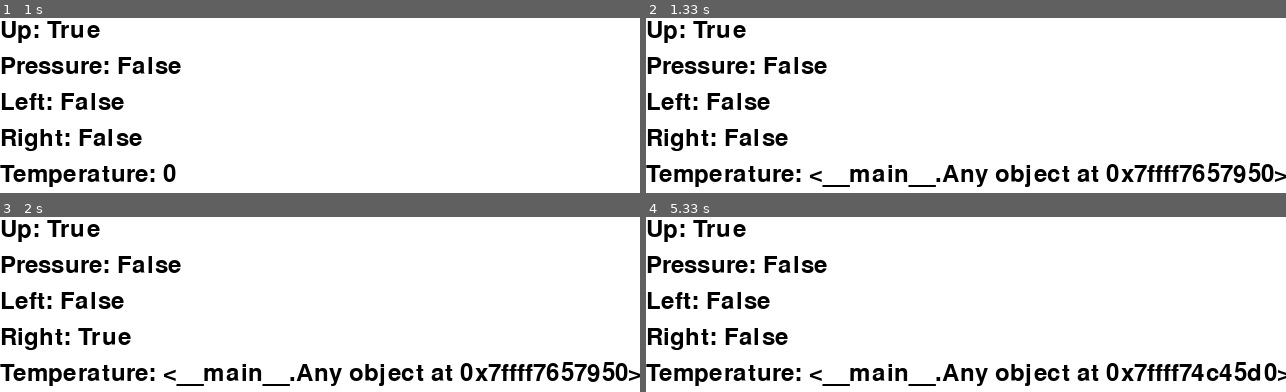
Above: before the commit, frames 1-4 (two rows, left to right).
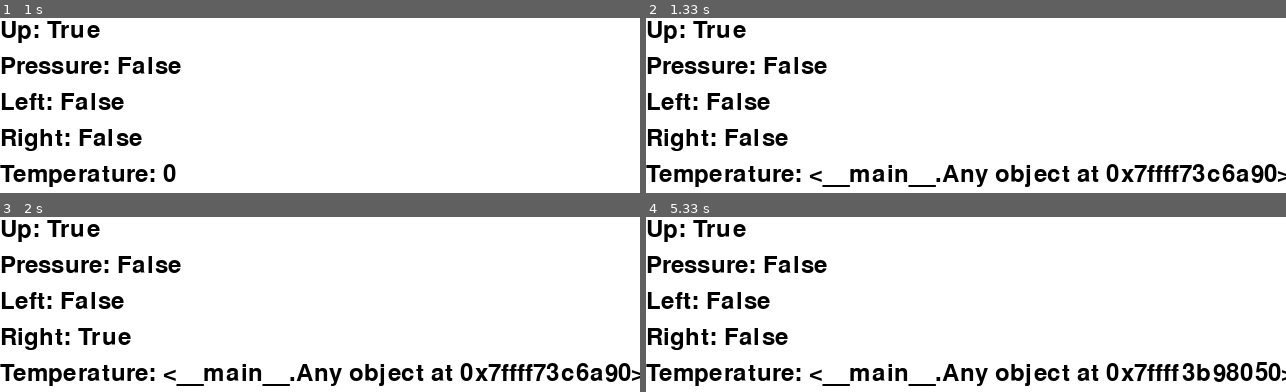
Above: after the commit, the same moments.

Repository: RIT-MDRC/Catbot
Game: pygame game, started from src/raspi/main.py
Same seed, same stepped clock (60 frames per second), same inputs: the game is played once before the commit and once after it.
Inputs:
- Up to frame 1 (1 s): tap W at 0.33 s; tap D at 0.67 s
- Up to frame 2 (1.33 s): tap A at 1 s
- Up to frame 3 (2 s): tap A at 1.33 s; hold Right from 1.67 s (still down)
- Up to frame 4 (5.33 s): release Right at 2.13 s; tap D at 2.5 s

Frame 1 is identical in both runs. In frame 2, 0.9% of the frame differs, in the area x 85-100%, y 82-95%; in frame 3, 0.9%; in frame 4, 1.1%, in the area x 83-100%, y 82-95%.

Commit message:
fix: types and typos

Diff:
--- a/src/raspi/control/motor/motor_controller.py
+++ b/src/raspi/control/motor/motor_controller.py
@@ -8,7 +8,7 @@
     pwm_pin: int
     current_speed = 0
     current_direction = 0  # 0 for forward, 1 for backward
-    address_output_devices: FakeOutputDevice | OutputDevice = []
+    address_output_devices: [FakeOutputDevice] | [OutputDevice] = []
 
     def __init__(
         self,
--- a/src/raspi/io_controller/pneumatics/valve.py
+++ b/src/raspi/io_controller/pneumatics/valve.py
@@ -107,7 +107,7 @@
 
 
 @valve_action
-def turn_value(valve, state: bool) -> None:
+def turn_valve(valve, state: bool) -> None:
     """
     Turn a valve on or off.
 
@@ -126,7 +126,7 @@
     Args:
         valve (DigitalOutputDevice): the valve to toggle
     """
-    turn_value(valve, not get_valve_state(valve))
+    turn_valve(valve, not get_valve_state(valve))
 
 
 @valve_action
